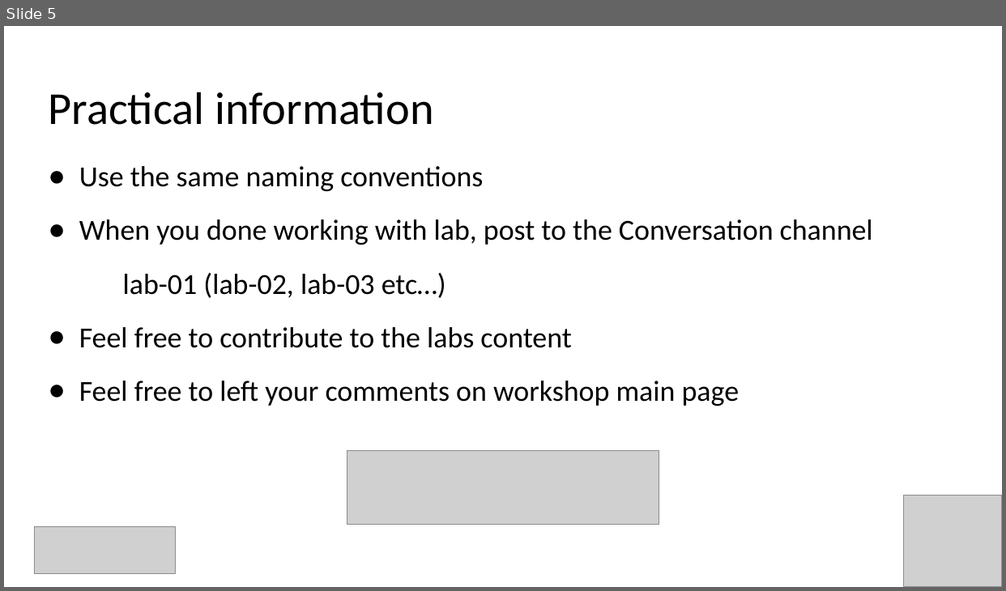
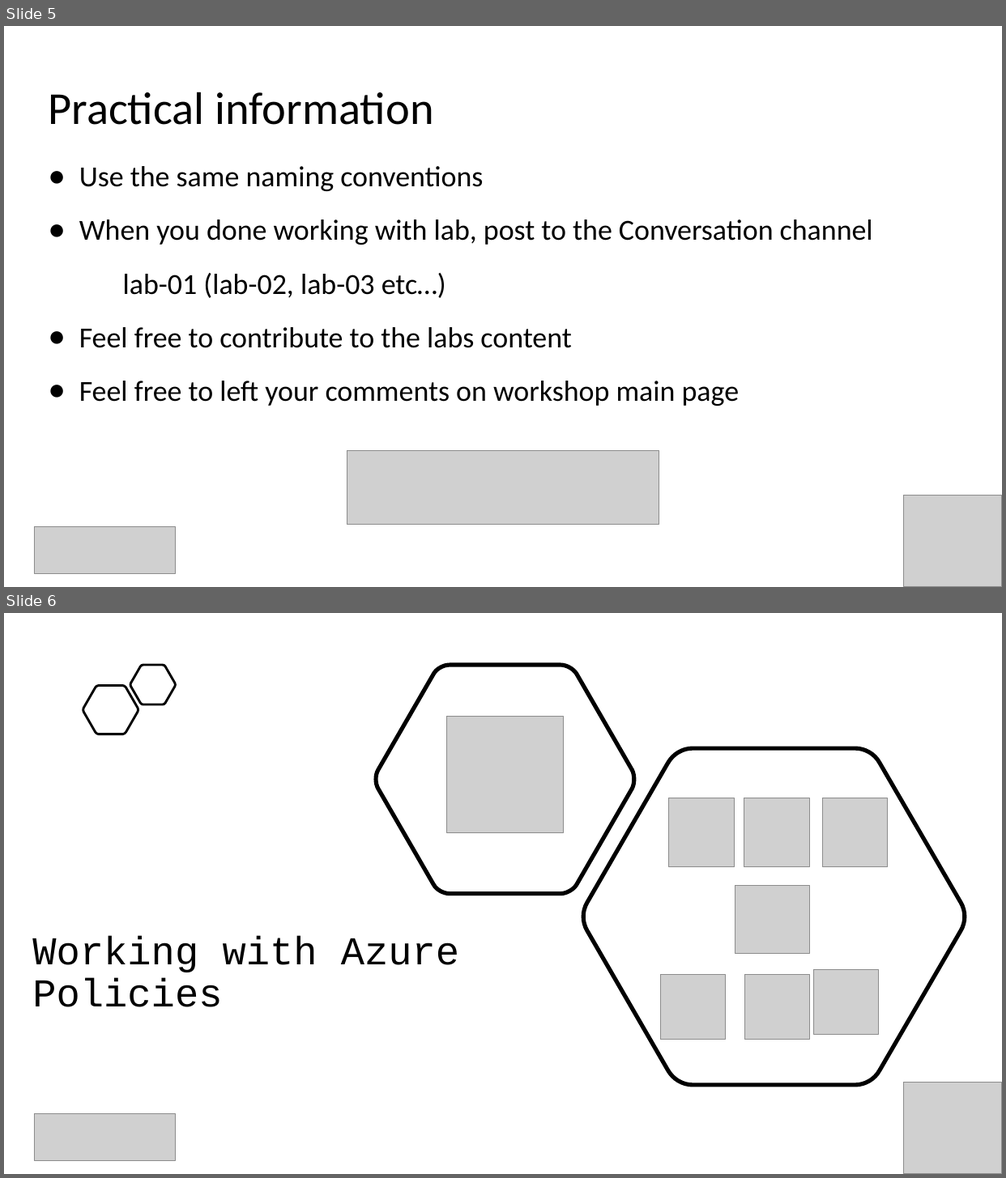
Before and after one commit to Infrastructure-AsCode/azure-policy-101, a slide deck: slides/workling-with-azure-policies.pptx. Shown one above the other, each under a label of ours: slide 5 before the commit, slides 5 and 6 after it. The pictures are 1006x591 and 1006x1178 pixels, drawn with LibreOffice and Linux fonts; fonts in the diff are those of the drawing; grey boxes stand for pictures. Boxes give left, top, right and bottom in pixels: in the first picture for what was removed or moved away, otherwise in the second. Text is boxed around its words. In the diff, an @@ line names an element or a change of style, - is before the commit and + after.

```diff
--- a/slides/workling-with-azure-policies.pptx
+++ b/slides/workling-with-azure-policies.pptx
@@ slide 6 added at <box>4,613,1002,1174</box>, background #FFFFFF @@
@@ freeform shape added at <box>130,665,176,705</box>, outline #000000 2.25 pt @@
@@ freeform shape added at <box>376,665,634,894</box>, outline #000000 4 pt @@
@@ freeform shape added at <box>83,686,138,735</box>, outline #000000 2.25 pt @@
@@ picture added at <box>447,717,563,833</box> @@
@@ freeform shape added at <box>582,748,966,1085</box>, outline #000000 4 pt @@
@@ picture added at <box>669,798,735,867</box> @@
@@ picture added at <box>744,798,810,867</box> @@
@@ picture added at <box>822,798,889,867</box> @@
@@ picture added at <box>735,886,809,954</box> @@
@@ text added at <box>32,936,459,1007</box>, 38 pt, text #000000 @@
+Working with Azure Policies
@@ picture added at <box>661,975,725,1040</box> @@
@@ picture added at <box>745,975,809,1040</box> @@
@@ picture added at <box>814,970,879,1034</box> @@
@@ picture added at <box>904,1082,1002,1174</box> @@
@@ picture added at <box>35,1114,176,1161</box> @@
```
Also in this commit, not shown: 2 slides changed, 1 other file.
